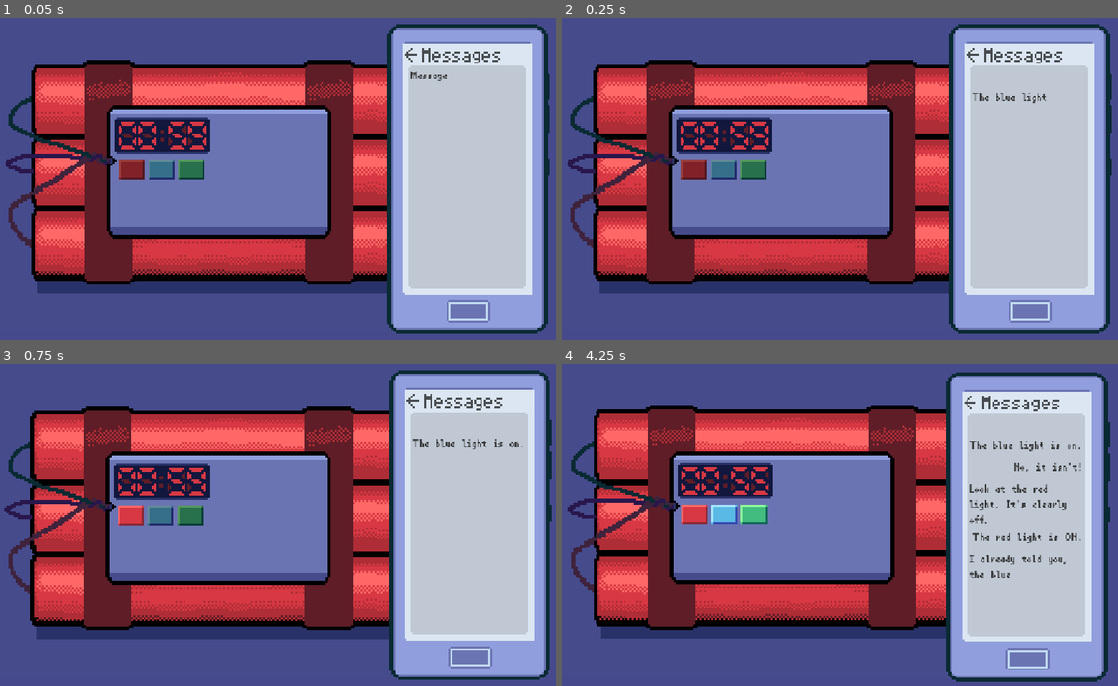
Above: before the commit, frames 1-4 (two rows, left to right).
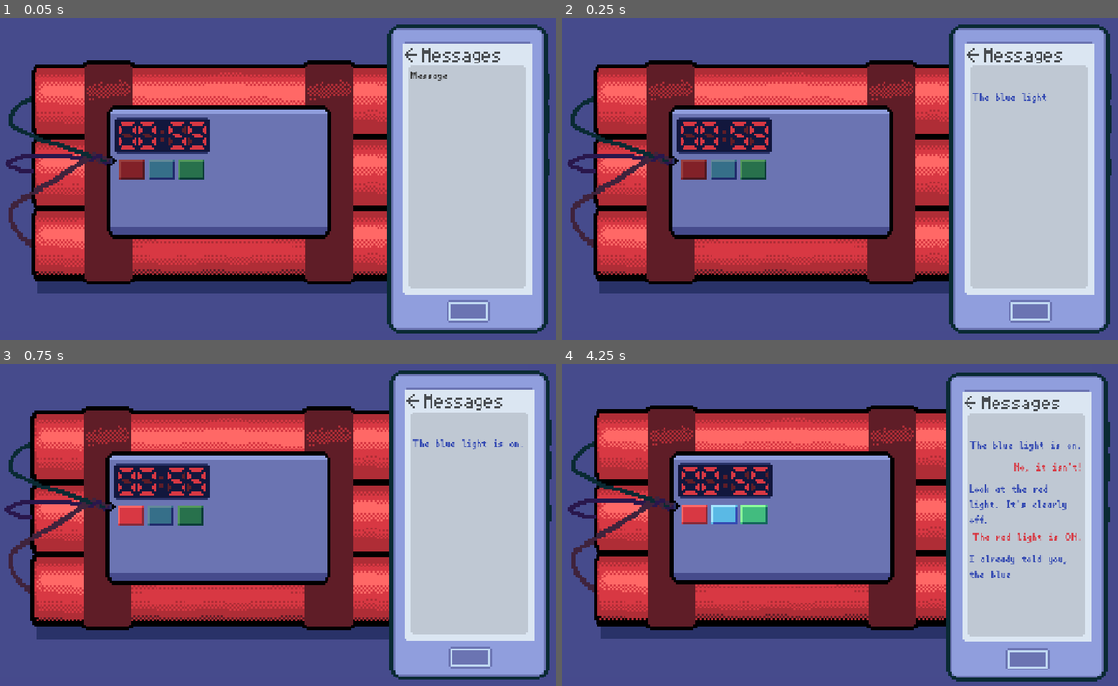
Above: after the commit, the same moments.

Repository: Mr-Excoem/brackeys-jam-2026-2
Game: Godot game, scene res://main.tscn
Two runs of this game, one before a commit and one after it. Both use one fixed random seed, a clock stepped at 60 frames per second and the inputs below.
Inputs (mouse positions are in pixels of both pictures, inside the frame that each line leads up to):
- Up to frame 1 (0.05 s): no input
- Up to frame 2 (0.25 s): no input
- Up to frame 3 (0.75 s): click (133, 515) at 0.5 s
- Up to frame 4 (4.25 s): click (751, 515) at 1.25 s; click (723, 515) at 2 s; tap Enter at 2.75 s; move the mouse to (1029, 425) at 2.77 s; hold Right 2.78-3.53 s; tap Alt at 2.85 s; click (1029, 425) at 2.92 s; tap Space at 3.5 s; move the mouse to (1029, 447) at 3.52 s; hold Down from 3.53 s (still down); tap Shift at 3.6 s; click (1029, 447) at 3.67 s

Frame 1 is identical in both runs. In frame 2, 0.1% of the frame differs, in the area x 73-87%, y 23-27%; in frame 3, 0.2%; in frame 4, 0.9%, in the area x 73-94%, y 24-67%.

Commit message:
Made the two people speak in different color

Diff:
--- a/brackeys-2026/scenes/ChatMessage.tscn
+++ b/brackeys-2026/scenes/ChatMessage.tscn
@@ -8,6 +8,7 @@
 theme_override_colors/default_color = Color(0.21, 0.21, 0.21, 1)
 theme_override_fonts/normal_font = ExtResource("1_rx2vm")
 theme_override_font_sizes/normal_font_size = 20
+bbcode_enabled = true
 text = "Message"
 fit_content = true
 script = ExtResource("1_n3w1u")
--- a/brackeys-2026/scripts/chat_message.gd
+++ b/brackeys-2026/scripts/chat_message.gd
@@ -11,6 +11,8 @@
 var typing_timer = 0.0
 var typing_finished = false
 
+# used to add specific color for text
+var starting_text = " "
 
 func setup_message(new_speaker: String, new_text: String):
 	speaker = new_speaker
@@ -20,10 +22,14 @@
 	typing_finished = false
 	typing_timer = 0.0
 
+
 	if speaker == "PERSON A":
 		horizontal_alignment = HORIZONTAL_ALIGNMENT_LEFT
+		starting_text = "[color=#3349b2]"
 	else:
 		horizontal_alignment = HORIZONTAL_ALIGNMENT_RIGHT
+		starting_text = '[color=#d83842]'
+		#or #21896e if you prefer green
 
 	text = ""
 
@@ -39,8 +45,8 @@
 		word_index += 1
 
 		if word_index >= words.size():
-			text = full_text
+			text = starting_text + full_text
 			typing_finished = true
 			finished_typing.emit()
 		else:
-			text = " ".join(words.slice(0, word_index))
+			text = starting_text + " ".join(words.slice(0, word_index))
